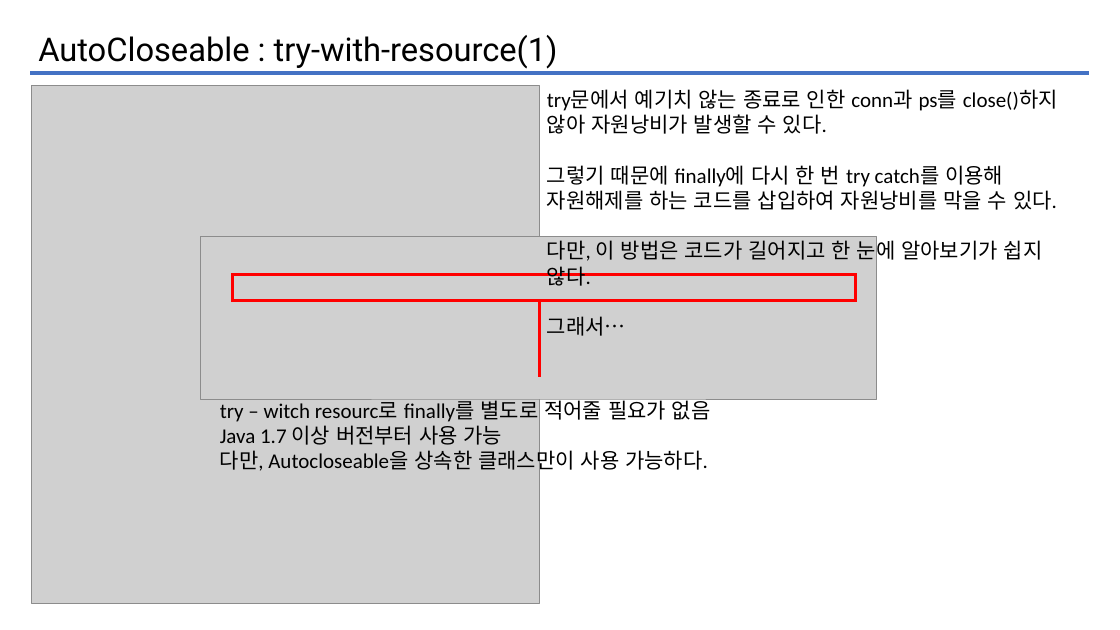
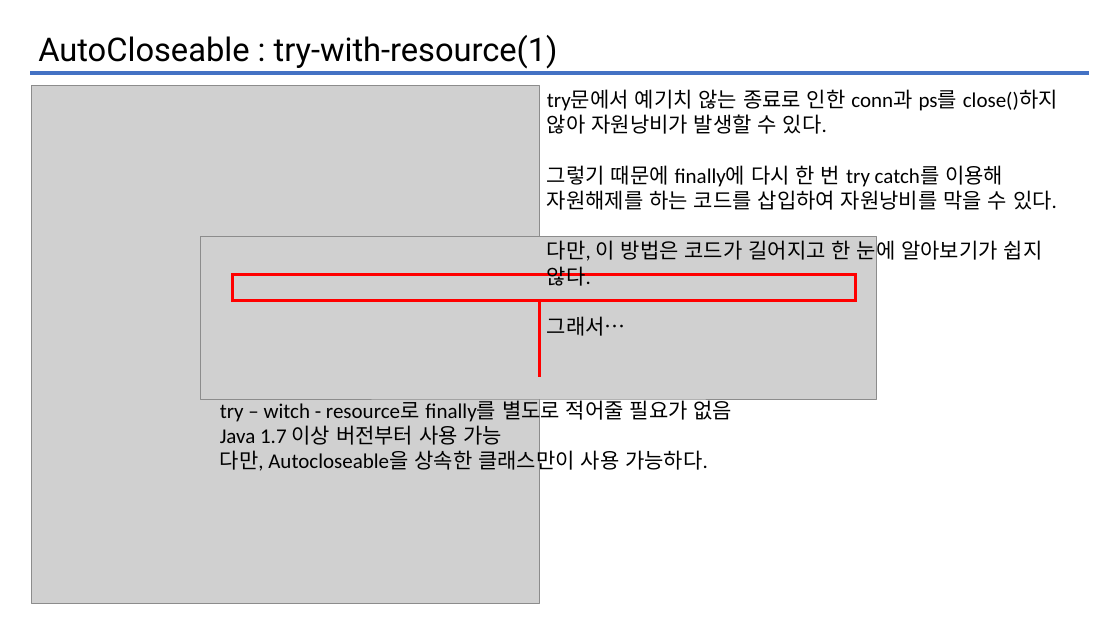
Before and after one commit to iuj09/InterestBook, a slide deck: slide 24 of KOSTAmini1/dogi.pptx (slide 15 before the commit). Drawn at 1120x630 pixels with LibreOffice and Linux fonts; fonts in the diff are those of the drawing; grey boxes stand for pictures. Boxes give left, top, right and bottom in pixels: in the first picture for what was removed or moved away, otherwise in the second. Text is boxed around its words. In the diff, an @@ line names an element or a change of style, - is before the commit and + after.

```diff
--- a/KOSTAmini1/dogi.pptx
+++ b/KOSTAmini1/dogi.pptx
@@ text at (220,397,733,474): text changed @@
-try – witch resourc로 finally를 별도로 적어줄 필요가 없음
-Java 1.7 이상 버전부터 사용 가능
-다만, Autocloseable을 상속한 클래스만이 사용 가능하다.
+try – witch - resource로 finally를 별도로 적어줄 필요가 없음
+Java 1.7 이상 버전부터 사용 가능
+다만, Autocloseable을 상속한 클래스만이 사용 가능하다.
```
Also in this commit, not shown: 3 other slides changed, 11 slides added, 2 slides removed, 4 other files.
